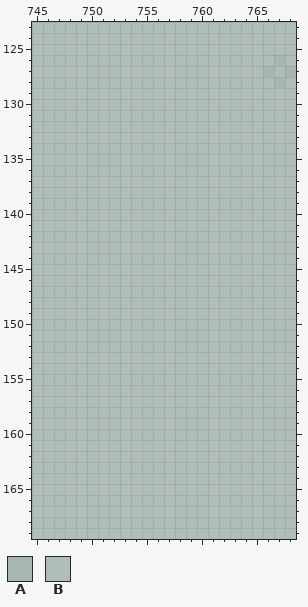
A pixel-art file gets an edit: Art/PixelArt/Environment/_Editables/MainMenuBG.aseprite. Above is the file before it was changed.
1024x512 pixels, 1 frame. Colours within 5 levels of each other are drawn and written as one. Shown: x 745..768, y 123..169. The commit also changed other parts of the picture, which this record leaves out.
Visible layers, top first: "transdutores", "SelectionCharacter", "Background".
Palette (. is transparent): A #a6b6b2  B #afbeb6
Pixels before, first column x 745:
123 BBBBBBBBBBBBBBBBBBBBBBBB
124 BBBBBBBBBBBBBBBBBBBBBBBB
125 BBBBBBBBBBBBBBBBBBBBBBBB
126 BBBBBBBBBBBBBBBBBBBBBBAB
127 BBBBBBBBBBBBBBBBBBBBBABA
128 BBBBBBBBBBBBBBBBBBBBBBAB
129 BBBBBBBBBBBBBBBBBBBBBBBB
130 BBBBBBBBBBBBBBBBBBBBBBBB
131 BBBBBBBBBBBBBBBBBBBBBBBB
132 BBBBBBBBBBBBBBBBBBBBBBBB
133 BBBBBBBBBBBBBBBBBBBBBBBB
134 BBBBBBBBBBBBBBBBBBBBBBBB
135 BBBBBBBBBBBBBBBBBBBBBBBB
136 BBBBBBBBBBBBBBBBBBBBBBBB
137 BBBBBBBBBBBBBBBBBBBBBBBB
138 BBBBBBBBBBBBBBBBBBBBBBBB
139 BBBBBBBBBBBBBBBBBBBBBBBB
140 BBBBBBBBBBBBBBBBBBBBBBBB
141 BBBBBBBBBBBBBBBBBBBBBBBB
142 BBBBBBBBBBBBBBBBBBBBBBBB
143 BBBBBBBBBBBBBBBBBBBBBBBB
144 BBBBBBBBBBBBBBBBBBBBBBBB
145 BBBBBBBBBBBBBBBBBBBBBBBB
146 BBBBBBBBBBBBBBBBBBBBBBBB
147 BBBBBBBBBBBBBBBBBBBBBBBB
148 BBBBBBBBBBBBBBBBBBBBBBBB
149 BBBBBBBBBBBBBBBBBBBBBBBB
150 BBBBBBBBBBBBBBBBBBBBBBBB
151 BBBBBBBBBBBBBBBBBBBBBBBB
152 BBBBBBBBBBBBBBBBBBBBBBBB
153 BBBBBBBBBBBBBBBBBBBBBBBB
154 BBBBBBBBBBBBBBBBBBBBBBBB
155 BBBBBBBBBBBBBBBBBBBBBBBB
156 BBBBBBBBBBBBBBBBBBBBBBBB
157 BBBBBBBBBBBBBBBBBBBBBBBB
158 BBBBBBBBBBBBBBBBBBBBBBBB
159 BBBBBBBBBBBBBBBBBBBBBBBB
160 BBBBBBBBBBBBBBBBBBBBBBBB
161 BBBBBBBBBBBBBBBBBBBBBBBB
162 BBBBBBBBBBBBBBBBBBBBBBBB
163 BBBBBBBBBBBBBBBBBBBBBBBB
164 BBBBBBBBBBBBBBBBBBBBBBBB
165 BBBBBBBBBBBBBBBBBBBBBBBB
166 BBBBBBBBBBBBBBBBBBBBBBBB
167 BBBBBBBBBBBBBBBBBBBBBBBB
168 BBBBBBBBBBBBBBBBBBBBBBBB
169 BBBBBBBBBBBBBBBBBBBBBBBB
After:
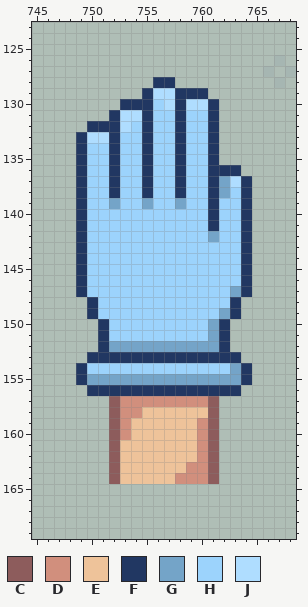
Colours new in this view: C #8d5c5c  D #d18f7d  E #eec39a  F #213762  G #74a4c8  H #9cd3fc  J #afddff
Difference:
layer "sliderPocus" now shown
Changed rows in their new state; - is an unchanged pixel.
Layer "sliderPocus":
first column x 749:
128 -------FF-------
129 ------FJJFFF----
130 ----FFFHJFJJF---
131 ---FJJFHHFHHF---
132 -FFFJHFHHFHHF---
133 FJJFHHFHHFHHF---
134 FHHFHHFHHFHHF---
135 FHHFHHFHHFHHF---
136 FHHFHHFHHFHHFFF-
137 FHHFHHFHHFHHFGJF
138 FHHFHHFHHFHHFGHF
139 FHHGHHGHHGHHFHHF
140 FHHHHHHHHHHHFHHF
141 FHHHHHHHHHHHFHHF
142 FHHHHHHHHHHHGHHF
143 FHHHHHHHHHHHHHHF
144 FHHHHHHHHHHHHHHF
145 FHHHHHHHHHHHHHHF
146 FHHHHHHHHHHHHHHF
147 FHHHHHHHHHHHHHGF
148 -FHHHHHHHHHHHHF-
149 -FHHHHHHHHHHHGF-
150 --FHHHHHHHHHGF--
151 --FHHHHHHHHHGF--
152 --FGGGGGGGGGGF--
153 -FFFFFFFFFFFFFF-
154 FHHHHHHHHHHHHHGF
155 FGGGGGGGGGGGGGGF
156 -FFFFFFFFFFFFFF-
157 ---CDDDDDDDDC---
158 ---CDDEEEEEEC---
159 ---CDEEEEEEDC---
160 ---CDEEEEEEDC---
161 ---CEEEEEEEDC---
162 ---CEEEEEEEDC---
163 ---CEEEEEEDDC---
164 ---CEEEEEDDDC---
Pixel boxes of the changes (left, top, right, bottom) in both pictures:
changed: (76, 77, 252, 484)
